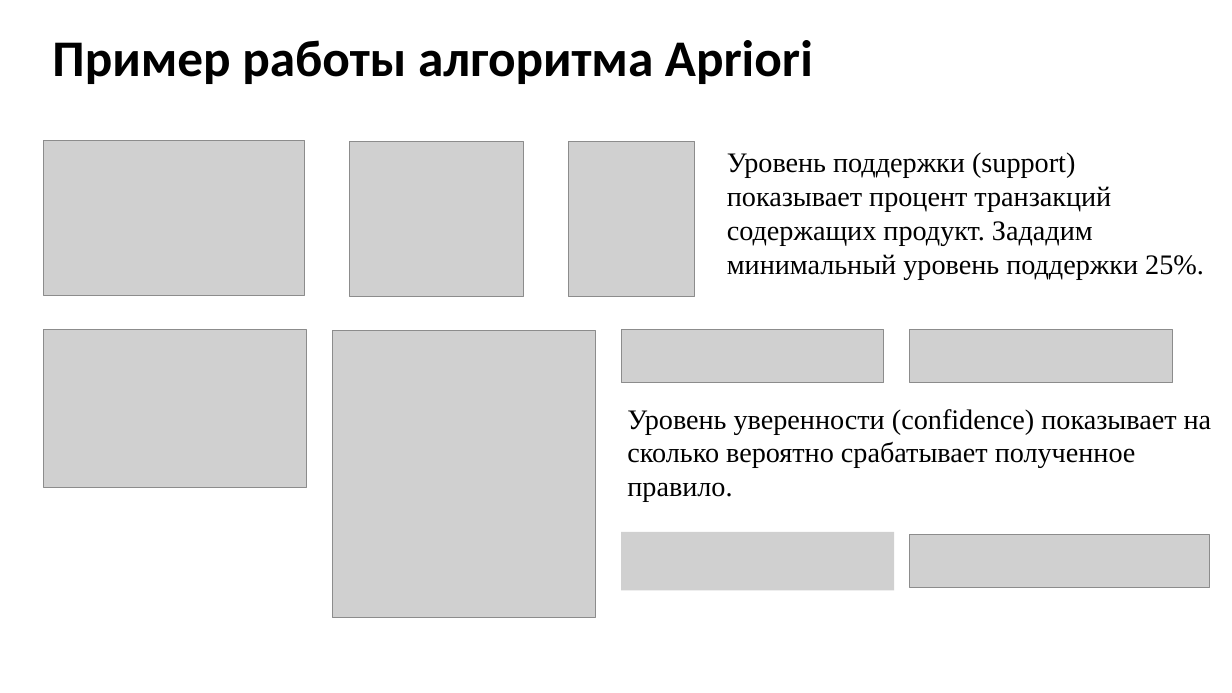
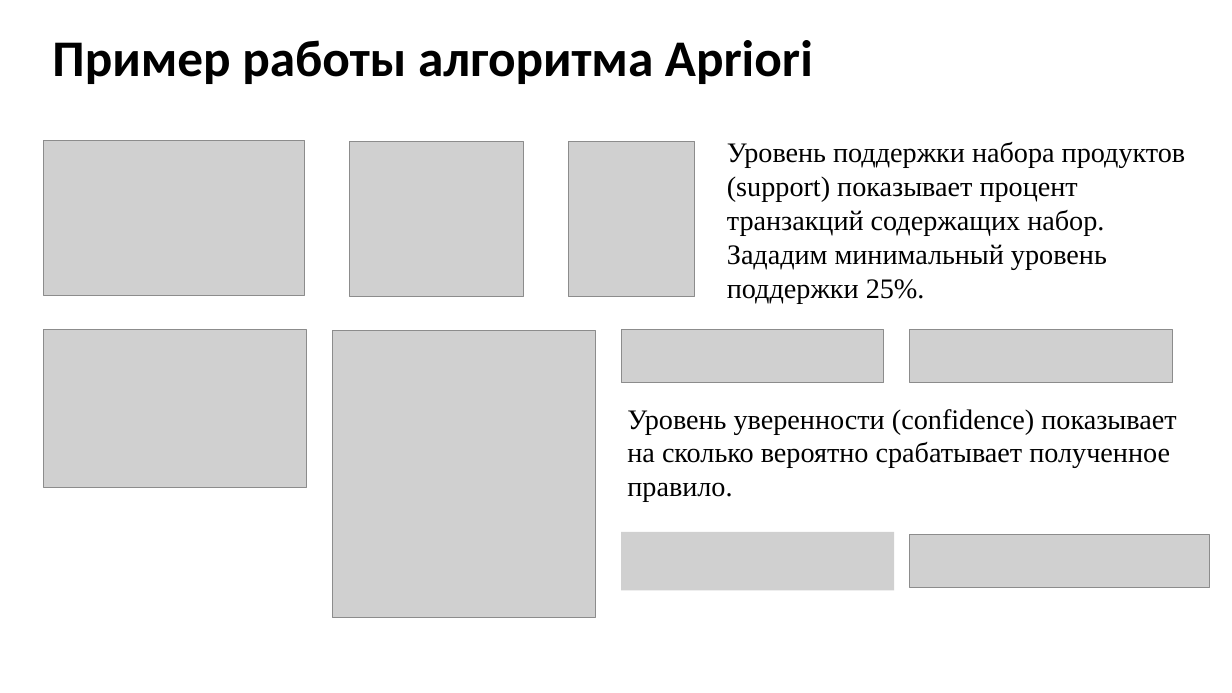
Before and after one commit to Inlucker/7semestr, a slide deck: slide 7 of НИР и ВКР/Презентация/ПронинАС_НИР_презентация.pptx. Drawn at 1232x693 pixels with LibreOffice and Linux fonts; fonts in the diff are those of the drawing; grey boxes stand for pictures. Boxes give left, top, right and bottom in pixels: in the first picture for what was removed or moved away, otherwise in the second. Text is boxed around its words. In the diff, an @@ line names an element or a change of style, - is before the commit and + after.

```diff
--- a/НИР и ВКР/Презентация/ПронинАС_НИР_презентация.pptx
+++ b/НИР и ВКР/Презентация/ПронинАС_НИР_презентация.pptx
@@ text at <box>727,142,1186,299</box>: text changed @@
-Уровень поддержки (support) показывает процент транзакций содержащих продукт. Зададим минимальный уровень поддержки 25%.
+Уровень поддержки набора продуктов (support) показывает процент транзакций содержащих набор. Зададим минимальный уровень поддержки 25%.
@@ text "Уровень уверенности (confidence) показывает на ..." rewrapped from <box>627,409,1212,502</box> to <box>627,409,1176,502</box> @@
```
Also in this commit, not shown: 5 other slides changed, 17 other files.
